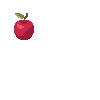
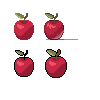
Comparing the layer stacks of the two w=100, h=100 images. Changes:
painted on "Background" over left=14, top=13, right=78, bottom=78
